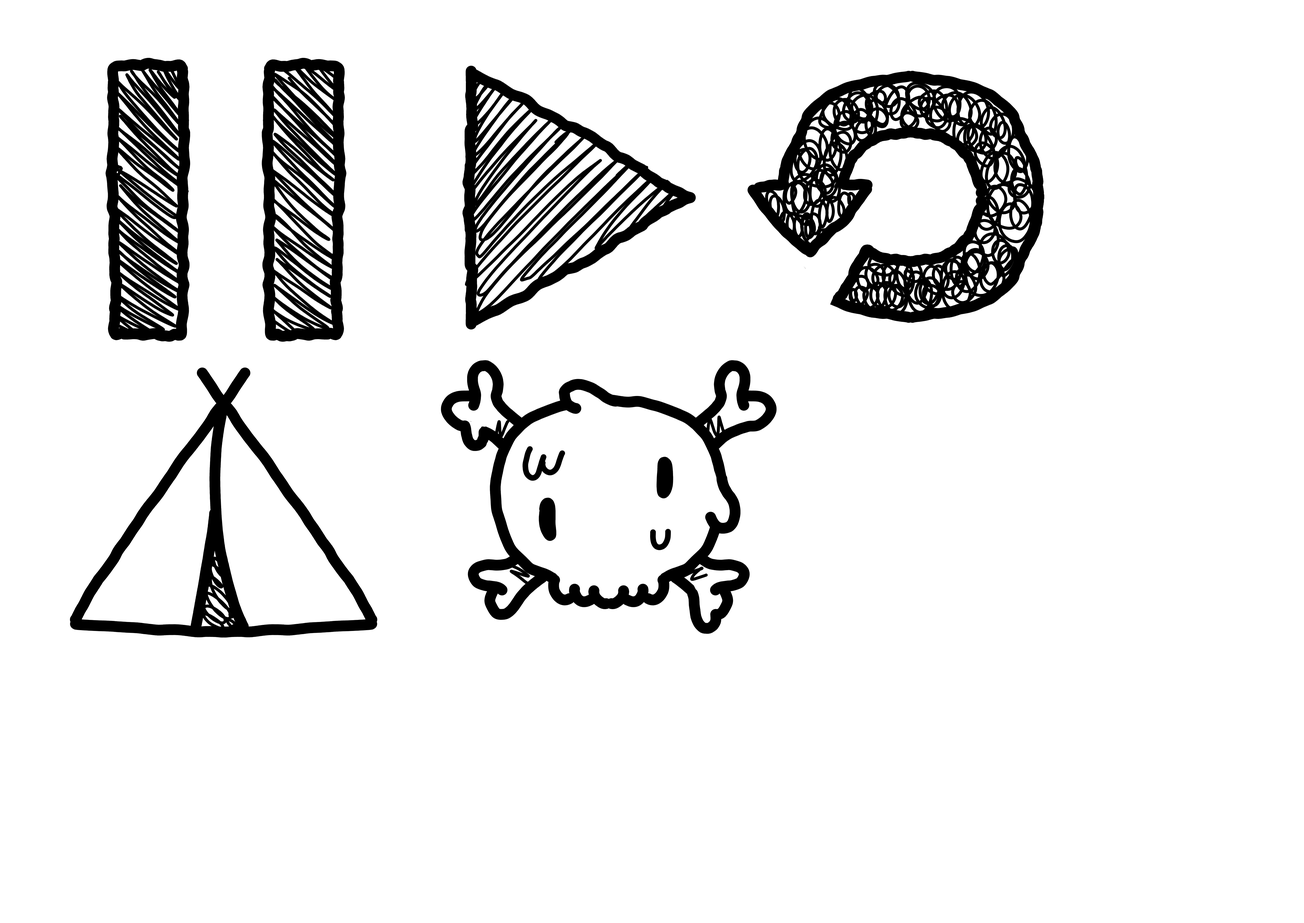
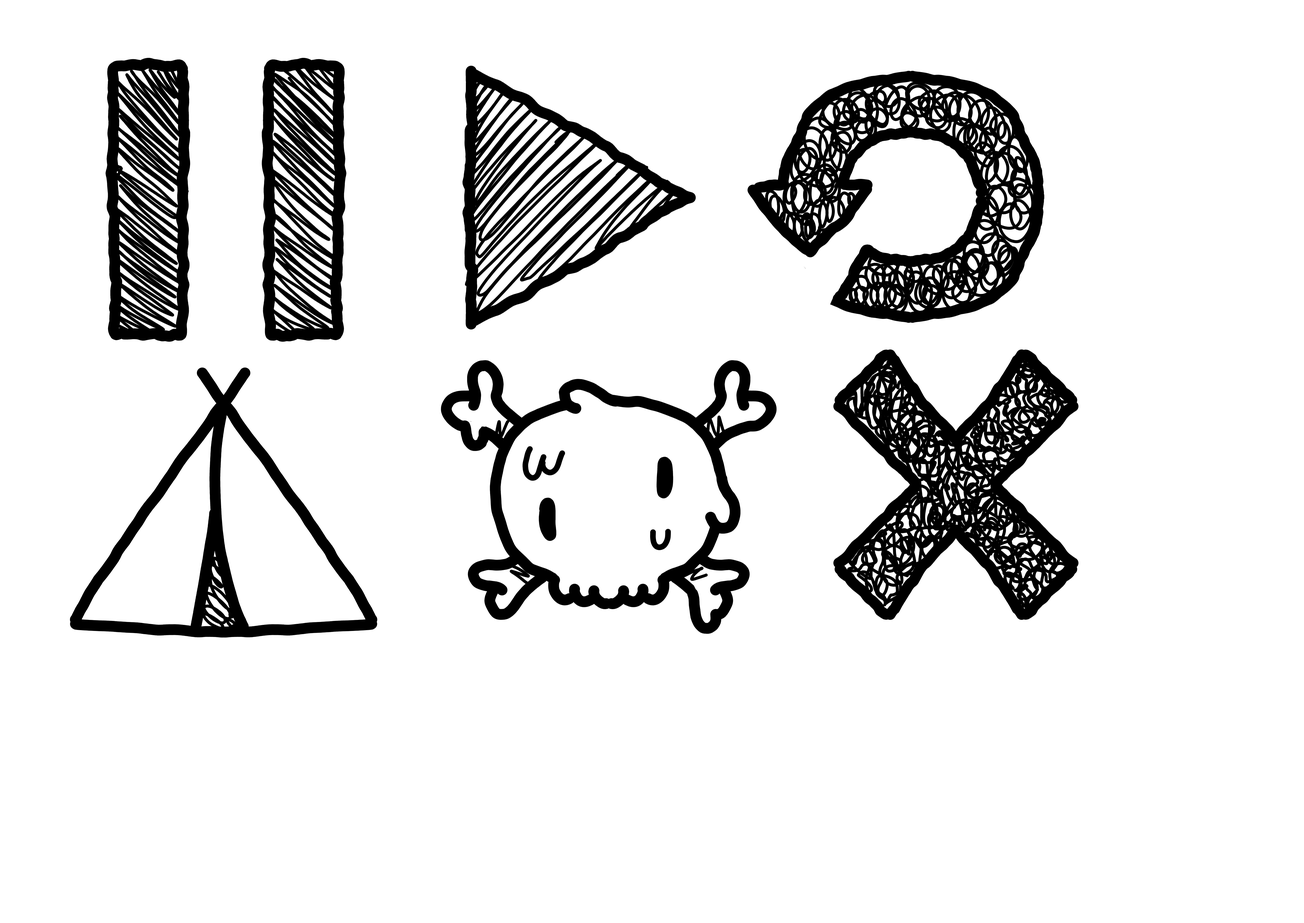
Before/after of a 1304 x 923 layered artwork. What changed in the layer stack:
added layer "Paint Layer 9" above "Paint Layer 8" over <box>833,349,1080,620</box>
